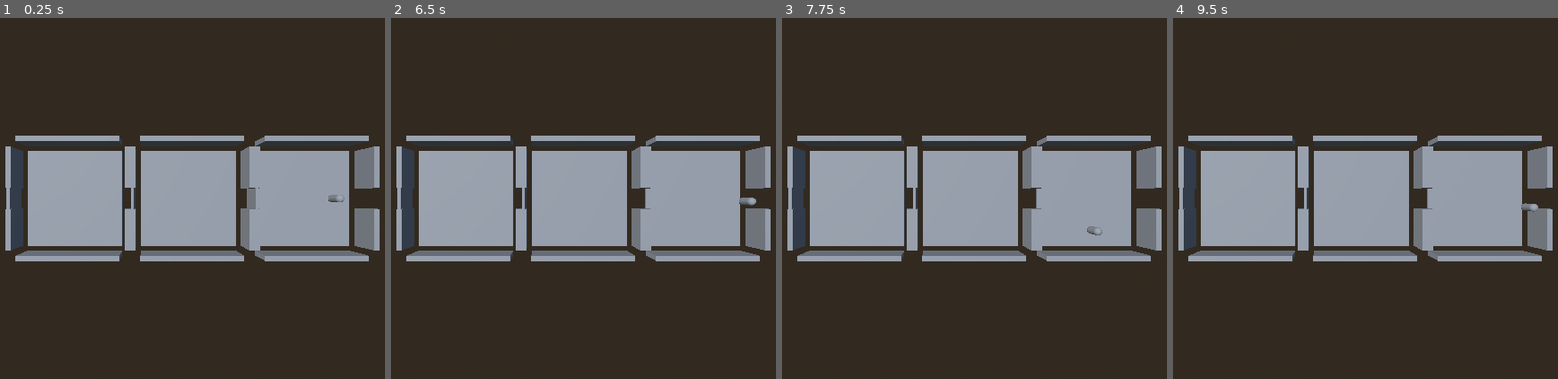
Above: before the commit, frames 1-4 (left to right).
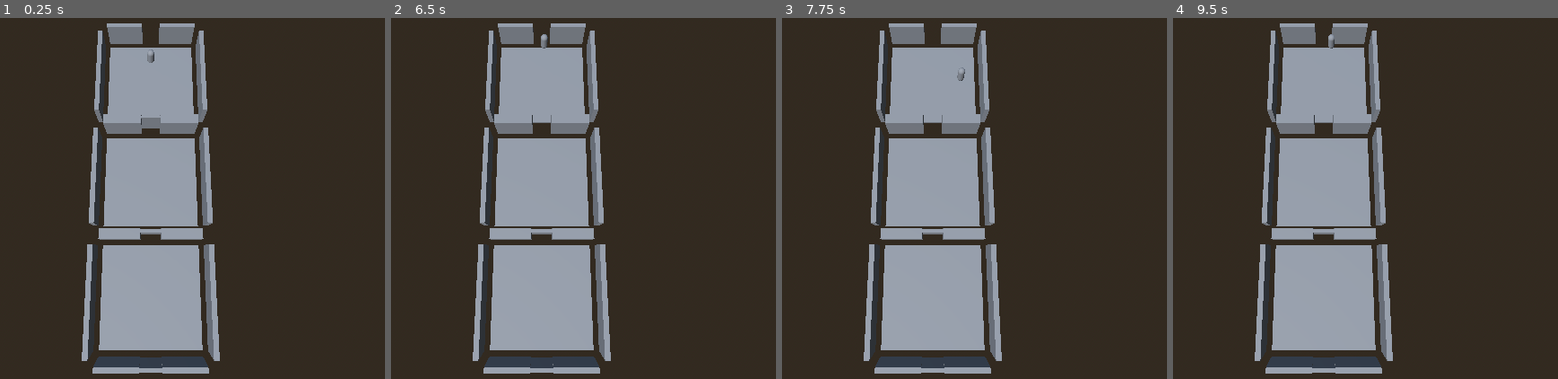
Above: after the commit, the same moments.

Repository: Joey2494/uncharted-territory
Game: Godot game, scene res://scenes/dungeon/test_dungeon.tscn
The game is run twice, just before and just after one commit, with the same random seed, the same clock (stepped at 60 frames per second) and the same inputs.
Inputs:
- Up to frame 1 (0.25 s): no input
- Up to frame 2 (6.5 s): tap Enter at 0.5, 2.75, 5 s; hold D 0.53-1.28 s; tap T every 0.75 s from 0.6 to 5.85 s; hold S 1.28-2.03 s; tap Space at 2, 3.5, 5.75 s; hold D 2.03-2.78 s; hold W 2.78-3.53 s; hold A 3.53-5.03 s; hold S 5.03-5.78 s; hold D from 5.78 s (still down)
- Up to frame 3 (7.75 s): release D at 6.53 s; hold W 6.53-7.28 s; tap T at 6.6, 7.35 s; hold D from 7.28 s (still down)
- Up to frame 4 (9.5 s): release D at 8.03 s; hold S 8.03-8.78 s; tap T at 8.1, 8.85 s; hold A from 8.78 s (still down)

The runs differ from the first frame. In frame 1, 39% of the frame differs, in the area x 1-99%, y 1-99%; in frame 2, 39%; in frame 3, 39%; in frame 4, 39%.

Commit message:
fix: 房间索引绑定时机 + 测试场景自检（headless 验证通过）

Diff:
--- a/scenes/dungeon/dungeon_generator.gd
+++ b/scenes/dungeon/dungeon_generator.gd
@@ -23,9 +23,10 @@
 		var template_path: String = ROOM_TEMPLATES.pick_random()
 		var room: Node3D = (load(template_path) as PackedScene).instantiate()
 		room.position = Vector3(0, 0, i * ROOM_SPACING)
+		room.name = "Room%d" % (i + 1)
+		add_child(room)
+		# 注意：必须先 add_child 触发 _ready（_door 在 _ready 中绑定），再设置下一房间索引
 		if room.has_method("set_next_room_index"):
 			room.set_next_room_index(i + 1)
-		room.name = "Room%d" % (i + 1)
-		add_child(room)
 		rooms.append(room)
 	return rooms
--- a/scenes/dungeon/test_dungeon.gd
+++ b/scenes/dungeon/test_dungeon.gd
@@ -16,8 +16,8 @@
 
 func _ready() -> void:
 	# 俯视全景：3 个房间沿 Z 轴排列，视野覆盖 -6..30
-	_camera.position = Vector3(0, 28, 16)
-	_camera.look_at(Vector3(0, 0, 16), Vector3.UP)
+	_camera.position = Vector3(0, 28, 20)
+	_camera.look_at(Vector3(0, 0, 14), Vector3.UP)
 	_light.rotation_degrees = Vector3(-58, -35, 0)
 
 	var generator := DungeonGenerator.new()
@@ -32,9 +32,9 @@
 			door.door_entered.connect(_on_door_entered)
 		var weapon: Marker3D = room.get_weapon_spawn_point()
 		var player_spawn: Marker3D = room.get_player_spawn_point()
-		print("[TestDungeon] Room%d pos=%v 敌人点=%d 武器点=%s 玩家点=%s" % [
+		print("[TestDungeon] Room%d pos=%s 敌人点=%d 武器点=%s 玩家点=%s" % [
 			i + 1,
-			room.global_position,
+			str(room.global_position),
 			room.get_enemy_spawn_points().size(),
 			str(weapon.global_position) if weapon else "<缺失>",
 			str(player_spawn.global_position) if player_spawn else "<缺失>",
@@ -46,6 +46,10 @@
 	_place_player(0)
 
 	print("[TestDungeon] 提示：T=模拟击杀 1 只敌人；WASD=移动；清敌后门消失，走入门测试传送")
+
+	# 命令行自检：godot --headless --path . -- --selftest
+	if OS.get_cmdline_user_args().has("--selftest"):
+		call_deferred("_selftest")
 
 
 func _unhandled_input(event: InputEvent) -> void:
@@ -81,3 +85,60 @@
 	var spawn: Marker3D = room.get_player_spawn_point()
 	if spawn and _player:
 		_player.global_position = spawn.global_position
+
+
+## 自动验证（headless 用）：拼接 → 生成点 → 清敌开门 → door_entered 信号
+func _selftest() -> void:
+	print("[SelfTest] === 自动验证开始 ===")
+
+	# 1) 拼接与生成点
+	if _rooms.size() != 3:
+		printerr("[SelfTest] FAIL: 房间数=%d 期望 3" % _rooms.size())
+		get_tree().quit(1)
+		return
+	for i in _rooms.size():
+		var room = _rooms[i]
+		if room.get_enemy_spawn_points().size() < 2:
+			printerr("[SelfTest] FAIL: Room%d 敌人点不足" % (i + 1))
+			get_tree().quit(1)
+			return
+		if room.get_player_spawn_point() == null or room.get_weapon_spawn_point() == null:
+			printerr("[SelfTest] FAIL: Room%d 缺少玩家/武器出生点" % (i + 1))
+			get_tree().quit(1)
+			return
+		# 房间沿 Z 轴等距排列（间距 12）
+		if abs(room.position.z - i * 12.0) > 0.001:
+			printerr("[SelfTest] FAIL: Room%d 位置 %s 未按间距 12 排列" % [i + 1, str(room.position)])
+			get_tree().quit(1)
+			return
+	print("[SelfTest] OK: 3 房间排列与生成点齐全")
+
+	# 2) 清敌开门 + room_cleared
+	# 注：GDScript lambda 按值捕获局部变量，共享状态需用数组（引用类型）
+	var room0 = _rooms[0]
+	var door0: Node = room0.get_node_or_null("Door")
+	var flags := [false]
+	room0.room_cleared.connect(func() -> void: flags[0] = true)
+	while room0.enemy_count > 0:
+		room0.on_enemy_died(null)
+	if door0 == null or not door0._is_open or not flags[0]:
+		printerr("[SelfTest] FAIL: 清敌后 door_open=%s room_cleared=%s" % [str(door0._is_open if door0 else "<无门>"), str(flags[0])])
+		get_tree().quit(1)
+		return
+	print("[SelfTest] OK: 清敌后门打开，room_cleared 已发出")
+
+	# 3) door_entered 信号（模拟玩家走入）
+	var door_flags := [false, -1]
+	door0.door_entered.connect(func(v: int) -> void:
+		door_flags[0] = true
+		door_flags[1] = v
+	)
+	door0._on_body_entered(_player)
+	if not door_flags[0] or door_flags[1] != 1:
+		printerr("[SelfTest] FAIL: door_entered fired=%s next=%d 期望 1" % [str(door_flags[0]), door_flags[1]])
+		get_tree().quit(1)
+		return
+	print("[SelfTest] OK: door_entered(1) 信号正常")
+
+	print("[SelfTest] === 全部通过 ===")
+	get_tree().quit(0)
